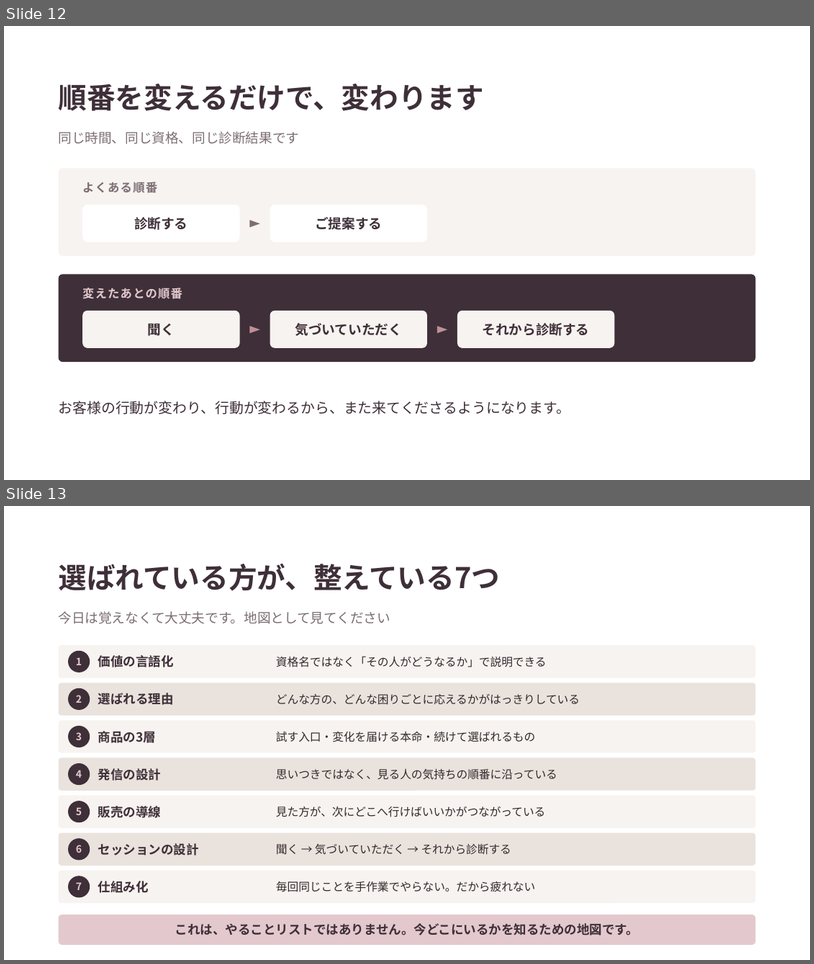
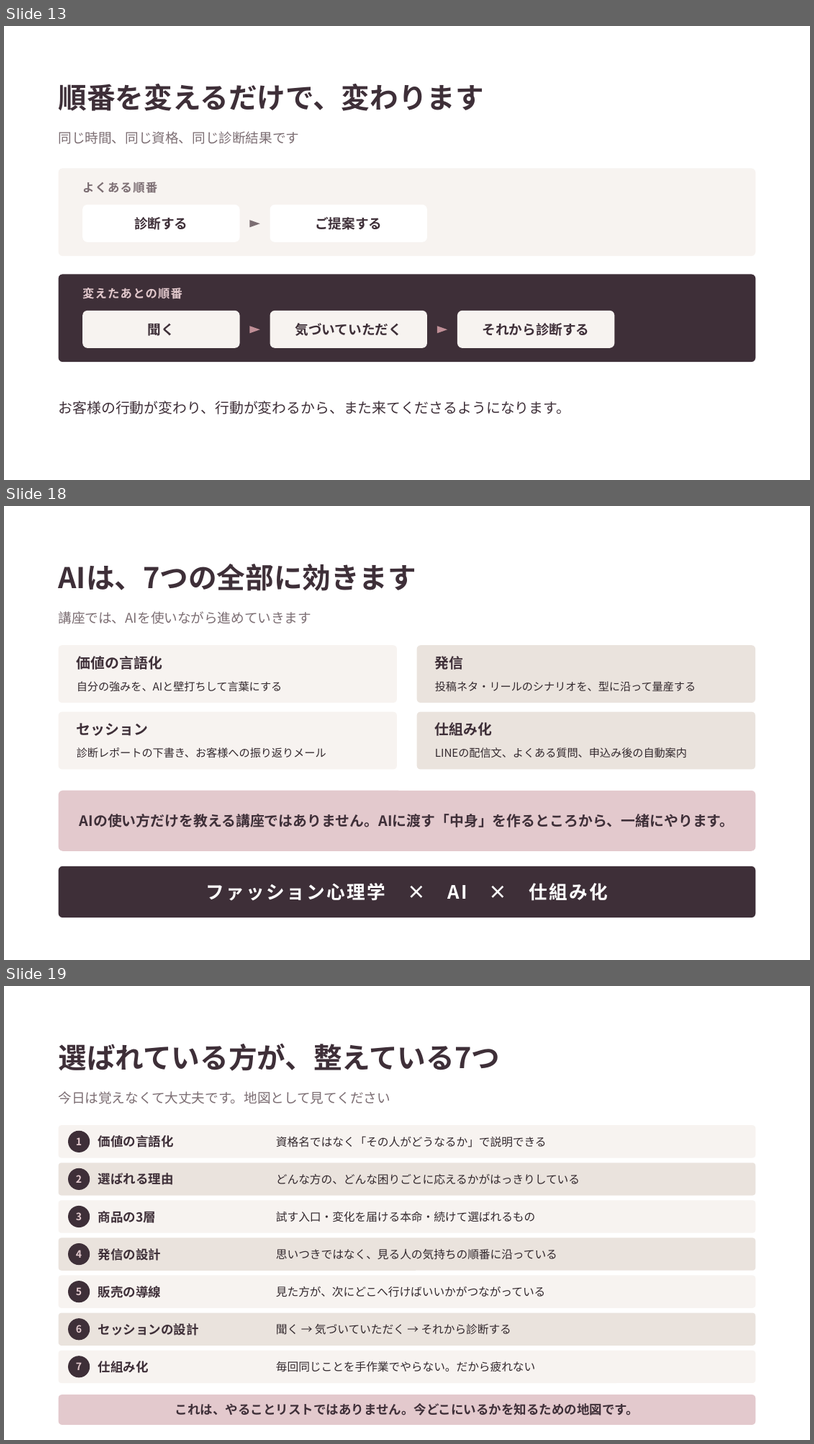
Before and after one commit to fashio17/potential-lamp, a slide deck: fashion-7steps-front/無料動画スライド_1本版.pptx. Shown one above the other, each under a label of ours: slides 12 and 13 before the commit, slides 13, 18 and 19 after it; the slides between them are not shown. The pictures are 814x964 and 814x1444 pixels, drawn with LibreOffice and Linux fonts; fonts in the diff are those of the drawing. Boxes give left, top, right and bottom in pixels: in the first picture for what was removed or moved away, otherwise in the second. Text is boxed around its words. In the diff, an @@ line names an element or a change of style, - is before the commit and + after.

```diff
--- a/fashion-7steps-front/無料動画スライド_1本版.pptx
+++ b/fashion-7steps-front/無料動画スライド_1本版.pptx
@@ slide 18 added at (4,506,810,960), background #FFFFFF @@
@@ text added at (59,564,417,591), 34 pt, text #3E2F38, bold @@
+AIは、7つの全部に効きます
@@ text added at (59,611,312,624), 16 pt, text #7C6E73 @@
+講座では、AIを使いながら進めていきます
@@ rounded rectangle added at (59,645,397,703), fill #F7F3F0 @@
@@ text added at (77,656,162,669), 17 pt, text #3E2F38, bold @@
+価値の言語化
@@ rounded rectangle added at (417,645,756,703), fill #EAE3DD @@
@@ text added at (435,656,464,669), 17 pt, text #3E2F38, bold @@
+発信
@@ text added at (77,681,283,691), 13 pt, text #33292E @@
+自分の強みを、AIと壁打ちして言葉にする
@@ text added at (435,681,696,692), 13 pt, text #33292E @@
+投稿ネタ・リールのシナリオを、型に沿って量産する
@@ rounded rectangle added at (59,712,397,769), fill #F7F3F0 @@
@@ rounded rectangle added at (417,712,756,769), fill #EAE3DD @@
@@ text added at (77,723,148,736), 17 pt, text #3E2F38, bold @@
+セッション
@@ text added at (435,722,492,736), 17 pt, text #3E2F38, bold @@
+仕組み化
@@ text added at (77,747,327,758), 13 pt, text #33292E @@
+診断レポートの下書き、お客様への振り返りメール
@@ text added at (435,747,687,758), 13 pt, text #33292E @@
+LINEの配信文、よくある質問、申込み後の自動案内
@@ rounded rectangle added at (59,790,756,851), fill #E3C9CD @@
@@ text added at (80,813,735,827), 17 pt, text #3E2F38, bold @@
+AIの使い方だけを教える講座ではありません。AIに渡す「中身」を作るところから、一緒にやります。
@@ rounded rectangle added at (59,866,756,917), fill #3E2F38 @@
@@ text added at (206,883,608,901), 22 pt, text #FFFFFF, bold @@
+ファッション心理学 × AI × 仕組み化
@@ what was slide 12 is now slide 13 @@
@@ what was slide 13 is now slide 19 @@
```
Also in this commit, not shown: 3 slides changed, 4 other slides added, 1 slide removed, 5 other files.
